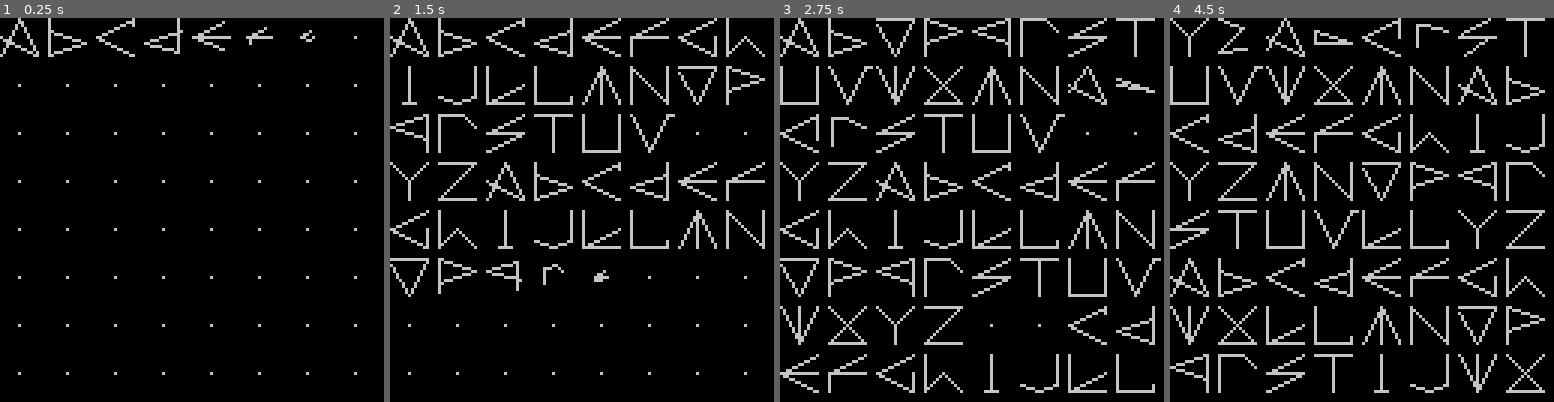
Above: before the commit, frames 1-4 (left to right).
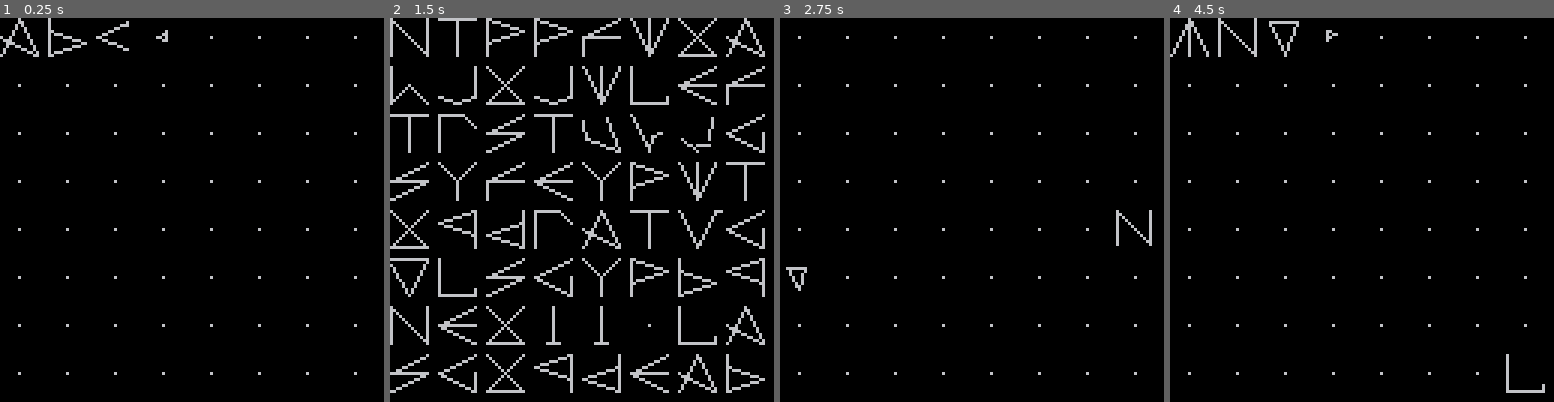
Above: after the commit, the same moments.

Repository: adam-sporka/pico-8-projects
Game: PICO-8 cartridge incomplete/letters_alphabet.p8
Two runs of this game, one before a commit and one after it. Both use one fixed random seed, a clock stepped at 60 frames per second and the inputs below.
Inputs:
- Up to frame 1 (0.25 s): no input
- Up to frame 2 (1.5 s): tap X (X key) at 0.33, 1.07 s; tap O (Z key) at 0.7 s
- Up to frame 3 (2.75 s): tap O (Z key) at 1.7, 2.1, 2.5 s; tap X (X key) at 1.85 s
- Up to frame 4 (4.5 s): tap O (Z key) every 0.4 s from 2.9 to 4.1 s; tap X (X key) at 2.97, 4.08 s

The runs differ from the first frame. In frame 1, 0.7% of the frame differs, in the area x 25-83%, y 0-11%; in frame 2, 15%, in the area x 0-98%, y 0-98%; in frame 3, 11%; in frame 4, 12%.

Commit message:
Three-Segment Letters (X button makes random)

Diff:
--- a/incomplete/letters_alphabet.p8
+++ b/incomplete/letters_alphabet.p8
@@ -126,7 +126,11 @@
 
 function set_target_ltr(col,row,c)
 	local i=0
-	for a in all(ltr[ord(c)]) do
+	local l=ltr[ord(c)]
+	if l==nil then
+		l=space
+	end
+	for a in all(l) do
 		i+=1
 		display[row][col][i].tx1=a.x1
 		display[row][col][i].ty1=a.y1
@@ -149,15 +153,19 @@
 	for row=1,8 do
 		for col=1,8 do
 			update_display_cell(col,row)
-			if (i%64==t%64) then
-				if btn(4) then set_target_ltr(col,row,chr(32))
-				else set_target_ltr(col,row,chr(97+(t%26)))
+			if btn(4) then
+				set_target_ltr(col,row,chr(96))
+			elseif btnp(5) then
+				set_target_ltr(col,row,chr(96+flr(rnd(26))))
+			else
+				if (i%64==t%64) then
+					set_target_ltr(col,row,chr(97+(t%26)))
 				end
 			end
 			i+=1
 		end
 	end
-	t+=1
+	t+=0.5
 end
 
 t=0
